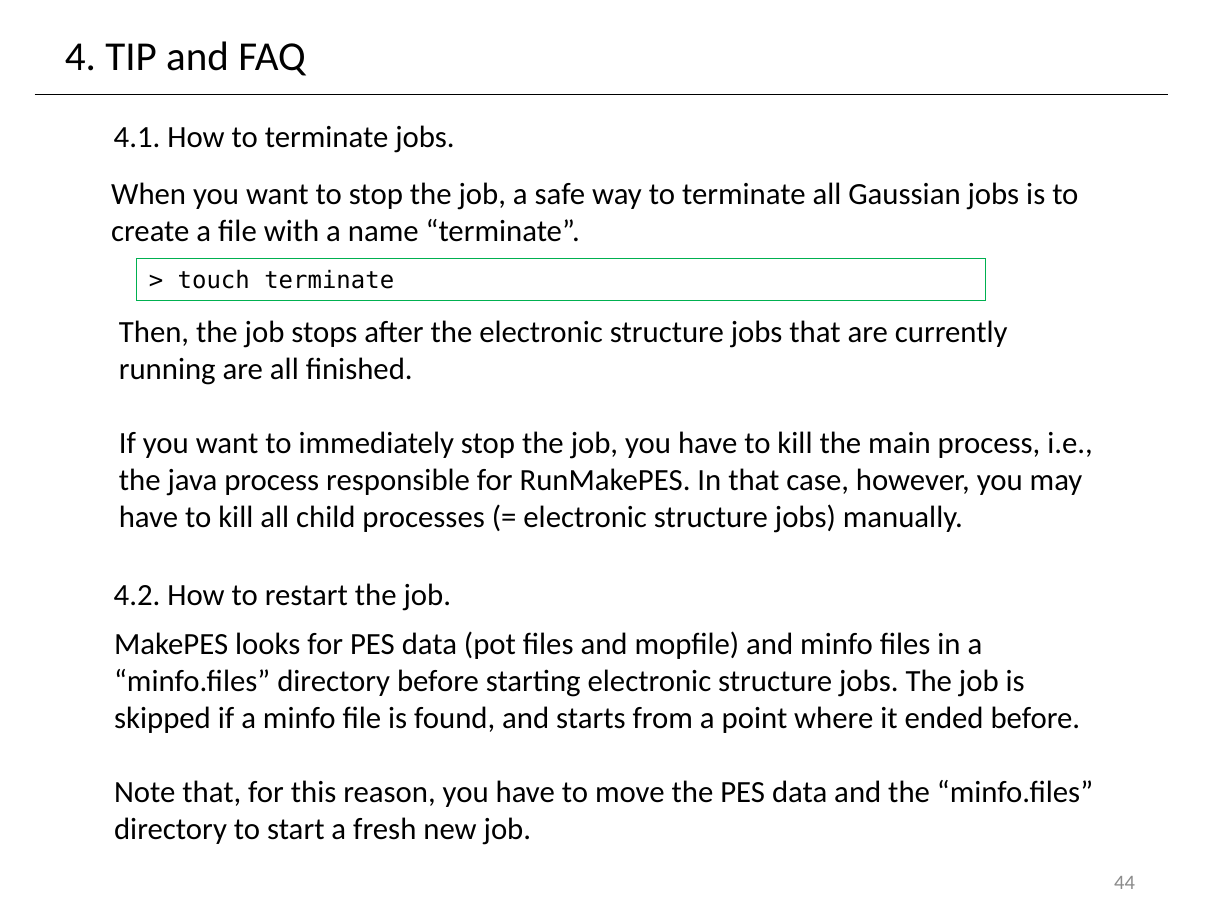
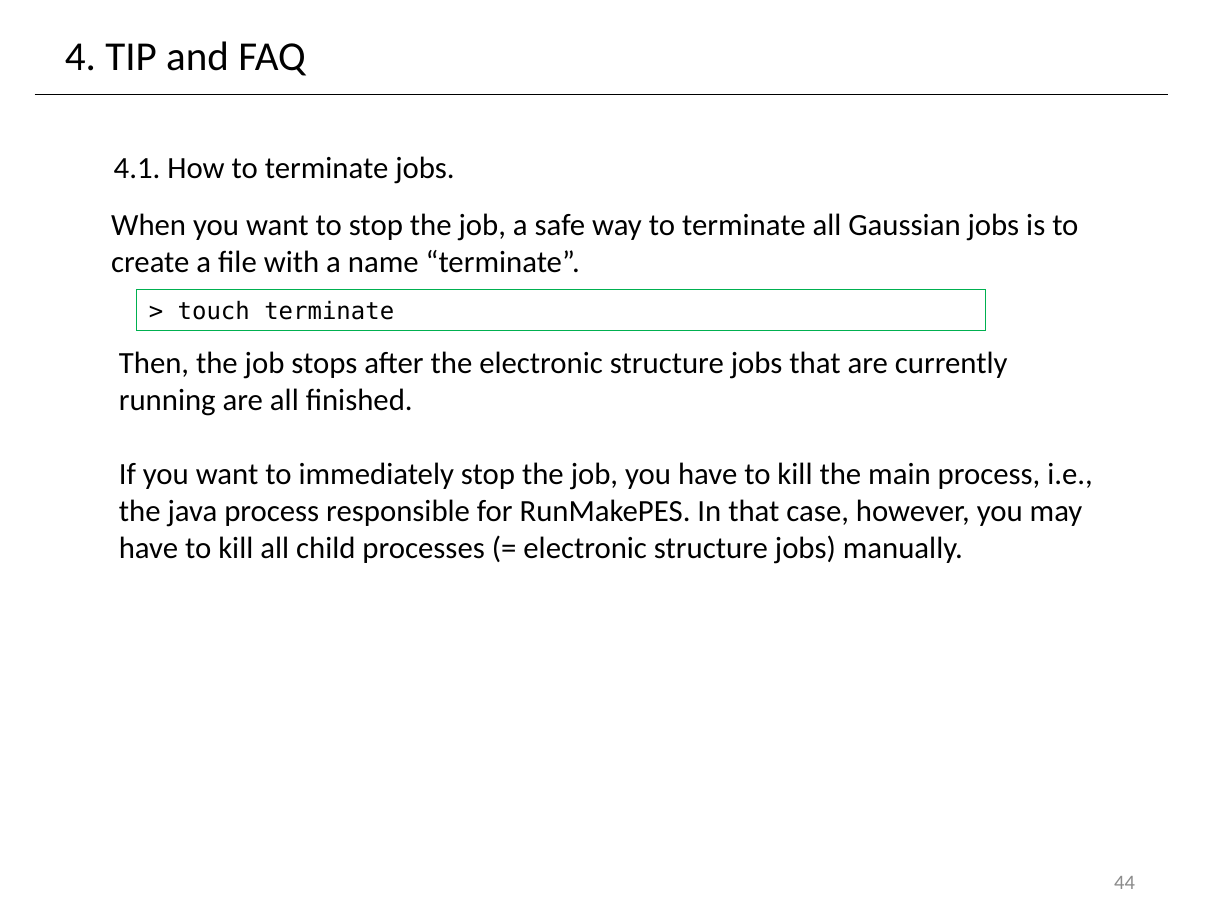
Before and after one commit to yagikiyoshi/sindo, a slide deck: slide 45 of doc/MakePES/usage_MakePES.pptx. Drawn at 1232x924 pixels with LibreOffice and Linux fonts; fonts in the diff are those of the drawing. Boxes give left, top, right and bottom in pixels: in the first picture for what was removed or moved away, otherwise in the second. Text is boxed around its words. In the diff, an @@ line names an element or a change of style, - is before the commit and + after.

```diff
--- a/doc/MakePES/usage_MakePES.pptx
+++ b/doc/MakePES/usage_MakePES.pptx
@@ 3 texts, 1 rectangle: place and size @@
-3 texts, 1 rectangle at (111, 125, 1093, 533)
+3 texts, 1 rectangle at (111, 156, 1093, 564)
@@ text removed at (114, 583, 451, 611) @@
-4.2. How to restart the job.
@@ text removed at (114, 631, 1093, 845) @@
-MakePES looks for PES data (pot files and mopfile) and minfo files in a “minfo.files” directory before starting electronic structure jobs. The job is skipped if a minfo file is found, and starts from a point where it ended before.
-Note that, for this reason, you have to move the PES data and the “minfo.files” directory to start a fresh new job.
```
Also in this commit, not shown: 1 other slide changed, 1 slide added, 1 other file.
